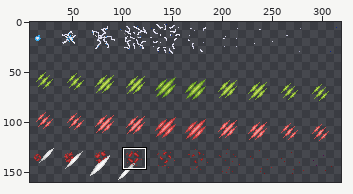
One commit to this sprite sheet: Resources/AwesomeGuns/Weapons/SPRITES/Hits.gif. Above, an overview of the earlier version with the close-up marked.
Close-up. As it was:
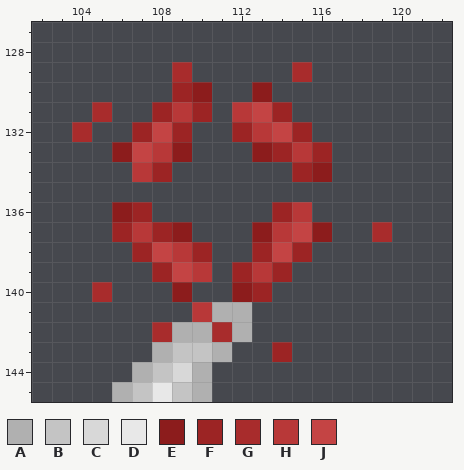
The file is 320x160 pixels. Shown: x 102..122, y 127..145. The wide view leaves out empty margins. The commit also changed other parts of the picture, which this record leaves out.
Palette (. is transparent): A #b0b0b0  B #c4c4c4  C #d8d8d8  D #e8e8e8  E #8c1c1c  F #9c2424  G #a82c2c  H #b83838  J #c44444
Pixels before, first column x 104:
129 .....G.....G....
130 .....FE..E......
131 .G..FHF.HJF.....
132 G..FJF..FHJF....
133 ..EJHE...EFHF...
134 ...HF......FE...
135 ................
136 ..EF......FH....
137 ..FHFE...EHJE..G
138 ...FJHF..FJF....
139 ....FJH.FHF.....
140 .G...E..EF......
141 ......HAA.......
142 ....GAAGA.......
143 ....ABBA..F.....
144 ...ABCA.........
145 ..ABDBA.........
New version:
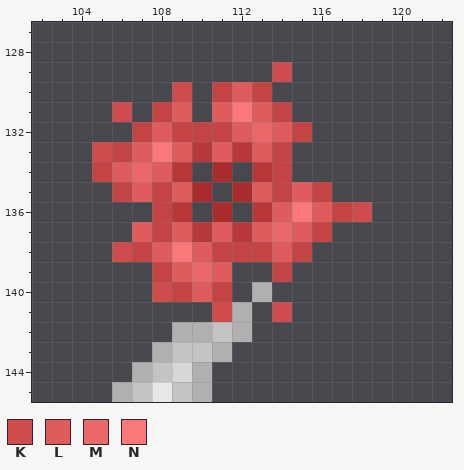
Colours new in this view: K #d04c4c  L #e05c5c  M #ec6868  N #fc7878
Diff:
Changed rows in their new state; - is an unchanged pixel.
first column x 104:
129 -----.----K.----
130 -----K.JLJ------
131 -.K-JL.LNLJ-----
132 .--JLJJJLMLJ----
133 -KJLNLHLHLJ..---
134 -JLMLH-G-HJ..---
135 --JLJLG-GLJLJ---
136 --..JH-G-HLNLJK-
137 --.LJLHLHLMLJ--.
138 --KJLNLJJJLJ----
139 ----JLML..J-----
140 -.--KJLJ.A------
141 ------.K--K-----
142 ----.--B--------
143 ----------.-----
Changed places in both close-ups, as pixel boxes (x1, y1, x2, y2):
changed: (72, 62, 392, 362)
